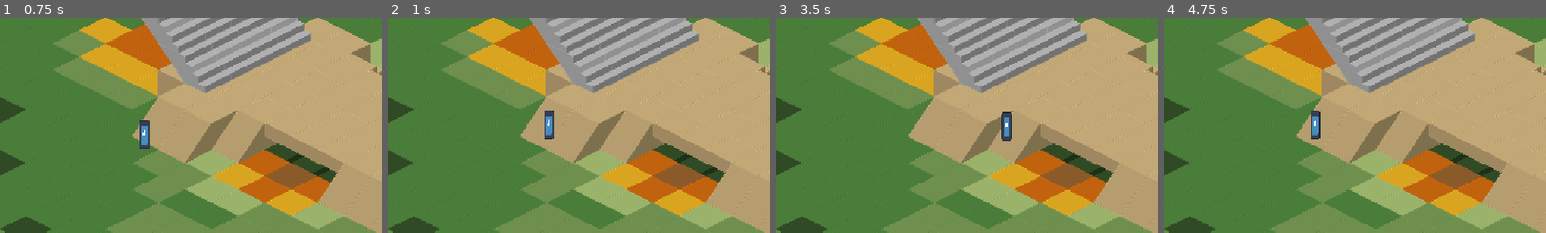
Above: before the commit, frames 1-4 (left to right).
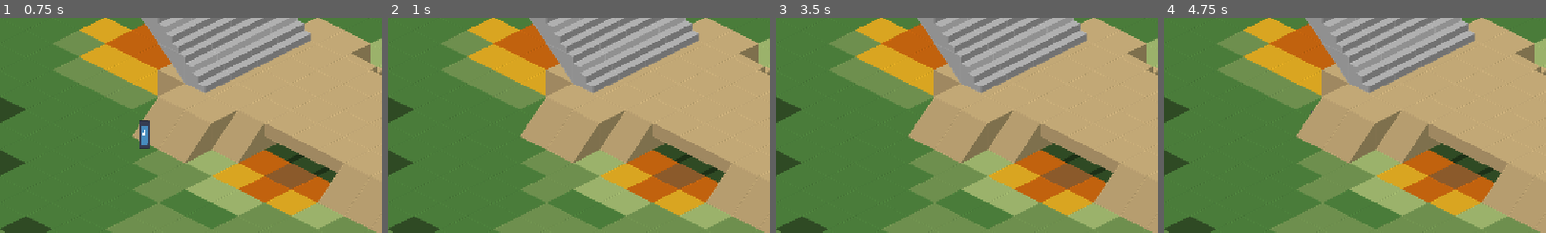
Above: after the commit, the same moments.

Repository: Zbyl/SlavicGameJam2026
Game: Godot game, scene res://TestMap.tscn
Same seed, same stepped clock (60 frames per second), same inputs: the game is played once before the commit and once after it. The engine's default icon, where the game draws it, is replaced by a stand-in: a white triangle on a blue panel in a dark square.
Inputs:
- Up to frame 1 (0.75 s): tap Enter (ui_accept) at 0.5 s; hold Right (ui_right) from 0.53 s (still down)
- Up to frame 2 (1 s): keep holding Right (ui_right); tap Enter (ui_accept) at 0.77 s
- Up to frame 3 (3.5 s): release Right (ui_right) at 1.28 s; hold Down (ui_down) 1.28-2.03 s; tap Enter (ui_accept) at 1.52, 3.02 s; hold Right (ui_right) 2.03-2.78 s; hold Up (ui_up) from 2.78 s (still down)
- Up to frame 4 (4.75 s): release Up (ui_up) at 3.53 s; hold Left (ui_left) from 3.53 s (still down); tap Enter (ui_accept) at 3.77, 4.25, 4.52 s
The pictures show only the part of the screen within x 32-82%, y 25-75%; the shares and areas given below are measured in that part.

Frame 1 is identical in both runs. In frame 2, 0.3% of the frame differs, in the area x 41-44%, y 43-57%; in frame 3, 0.4%, in the area x 59-62%, y 43-58%; in frame 4, 0.3%.
Error before the commit: Trying to return a value of type "Nil" from a function whose return type is "bool". (res://TestDude.gd:38)

Commit message:
Added Layer z-indexes, physics layers and Slope data layer.

Diff:
--- a/Game/Levels/Level2.tscn
+++ b/Game/Levels/Level2.tscn
@@ -11,6 +11,7 @@
 tile_set = ExtResource("1_lfj2m")
 
 [node name="TileMapLayer1" type="TileMapLayer" parent="." unique_id=742237042]
+z_index = 1
 y_sort_enabled = true
 texture_filter = 1
 position = Vector2(0, -40)
@@ -18,6 +19,7 @@
 tile_set = ExtResource("1_lfj2m")
 
 [node name="TileMapLayer2" type="TileMapLayer" parent="." unique_id=466525429]
+z_index = 2
 y_sort_enabled = true
 texture_filter = 1
 position = Vector2(0, -80)
@@ -25,6 +27,7 @@
 tile_set = ExtResource("1_lfj2m")
 
 [node name="TileMapLayer3" type="TileMapLayer" parent="." unique_id=1204923017]
+z_index = 3
 y_sort_enabled = true
 texture_filter = 1
 position = Vector2(0, -120)
@@ -32,6 +35,7 @@
 tile_set = ExtResource("1_lfj2m")
 
 [node name="TileMapLayer4" type="TileMapLayer" parent="." unique_id=587743434]
+z_index = 4
 y_sort_enabled = true
 texture_filter = 1
 position = Vector2(0, -160)
@@ -39,6 +43,7 @@
 tile_set = ExtResource("1_lfj2m")
 
 [node name="TileMapLayer5" type="TileMapLayer" parent="." unique_id=140408228]
+z_index = 5
 y_sort_enabled = true
 texture_filter = 1
 position = Vector2(0, -200)
@@ -46,6 +51,7 @@
 tile_set = ExtResource("1_lfj2m")
 
 [node name="TileMapLayer6" type="TileMapLayer" parent="." unique_id=1353803250]
+z_index = 6
 y_sort_enabled = true
 texture_filter = 1
 position = Vector2(0, -240)
@@ -53,6 +59,7 @@
 tile_set = ExtResource("1_lfj2m")
 
 [node name="TileMapLayer7" type="TileMapLayer" parent="." unique_id=133086808]
+z_index = 7
 y_sort_enabled = true
 texture_filter = 1
 position = Vector2(0, -280)
--- a/Game/TileSets/Basic_tile_set.tres
+++ b/Game/TileSets/Basic_tile_set.tres
@@ -1527,6 +1527,24 @@
 [resource]
 tile_shape = 1
 tile_size = Vector2i(80, 40)
+physics_layer_0/collision_layer = 0
+physics_layer_0/collision_mask = 65536
+physics_layer_1/collision_layer = 0
+physics_layer_1/collision_mask = 131072
+physics_layer_2/collision_layer = 0
+physics_layer_2/collision_mask = 262144
+physics_layer_3/collision_layer = 0
+physics_layer_3/collision_mask = 524288
+physics_layer_4/collision_layer = 0
+physics_layer_4/collision_mask = 1048576
+physics_layer_5/collision_layer = 0
+physics_layer_5/collision_mask = 2097152
+physics_layer_6/collision_layer = 0
+physics_layer_6/collision_mask = 4194304
+physics_layer_7/collision_layer = 0
+physics_layer_7/collision_mask = 8388608
+custom_data_layer_0/name = "Slope"
+custom_data_layer_0/type = 1
 sources/0 = SubResource("TileSetAtlasSource_3anf8")
 pattern_0 = SubResource("TileMapPattern_wcc2u")
 pattern_1 = SubResource("TileMapPattern_nn734")
